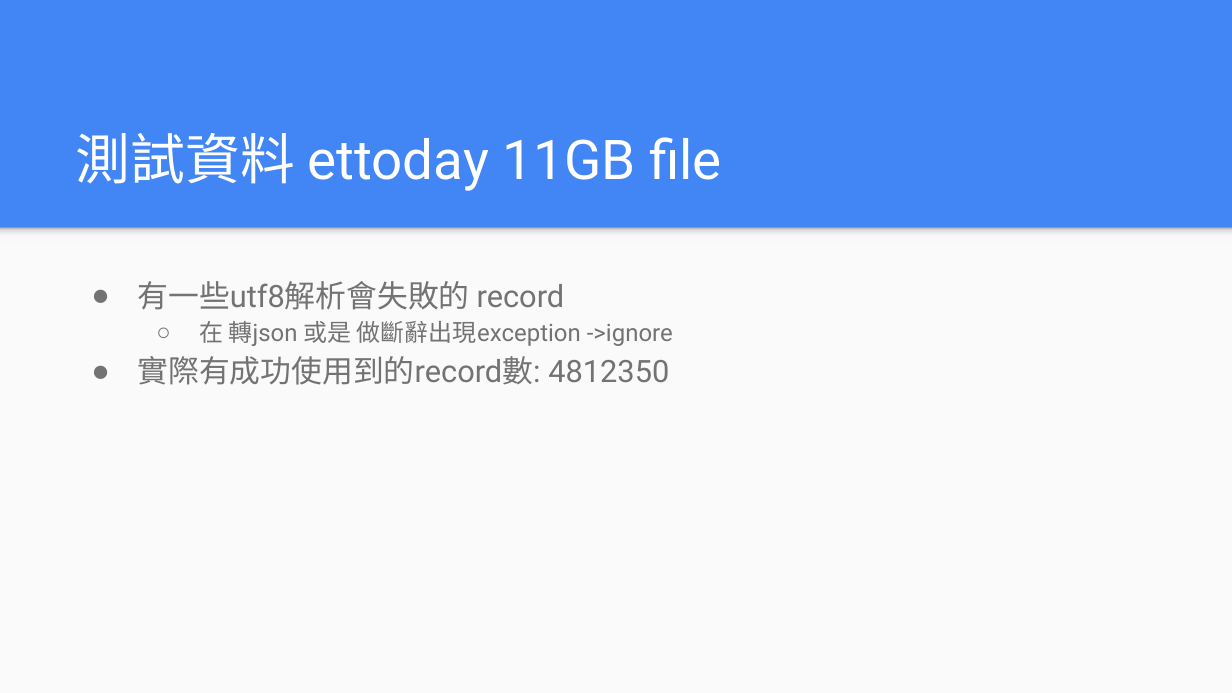
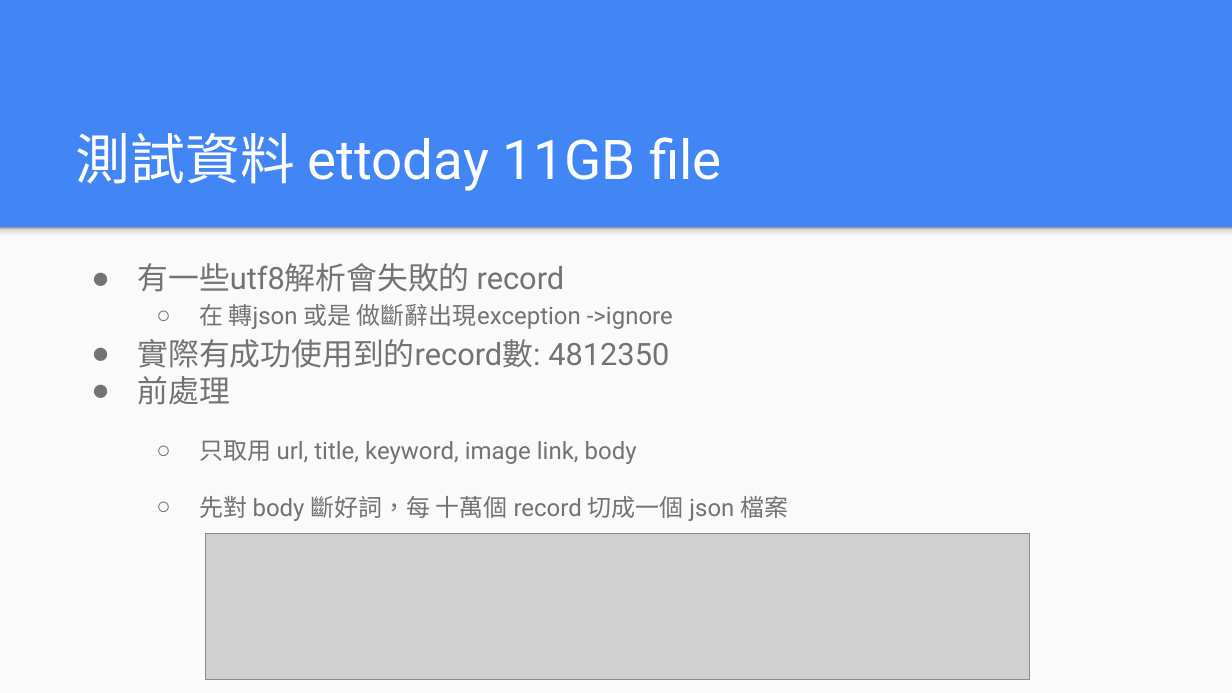
Before and after one commit to henrybear327/CCU-Search-Engine, a slide deck: slide 3 of assignment/3/資料工程作業三.pptx (slide 4 before the commit). Drawn at 1232x693 pixels with LibreOffice and Linux fonts; fonts in the diff are those of the drawing; grey boxes stand for pictures. Boxes give left, top, right and bottom in pixels: in the first picture for what was removed or moved away, otherwise in the second. Text is boxed around its words. In the diff, an @@ line names an element or a change of style, - is before the commit and + after.

```diff
--- a/assignment/3/資料工程作業三.pptx
+++ b/assignment/3/資料工程作業三.pptx
@@ text "有一些utf8解析會失敗的 record": place and size @@
-text "有一些utf8解析會失敗的 record" at [138,281,673,385]
+text "有一些utf8解析會失敗的 record" at [138,263,788,521]
@@ text at [138,376,788,521]: paragraphs added @@
+● 前處理
+  ○ 只取用 url, title, keyword, image link, body
+  ○ 先對 body 斷好詞，每 十萬個 record 切成一個 json 檔案
@@ picture added at [206,533,1030,679] @@
```
Also in this commit, not shown: 2 other slides changed, 1 slide removed, 2 other files.
